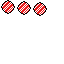
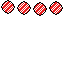
Layered file, before and after one edit (w=64, h=64). Changes by layer:
added layer "0,3" above "0,2" over 49, 1, 63, 15
painted on "0,2" over 34, 3, 46, 15
painted on "0,1" over 19, 3, 29, 13
